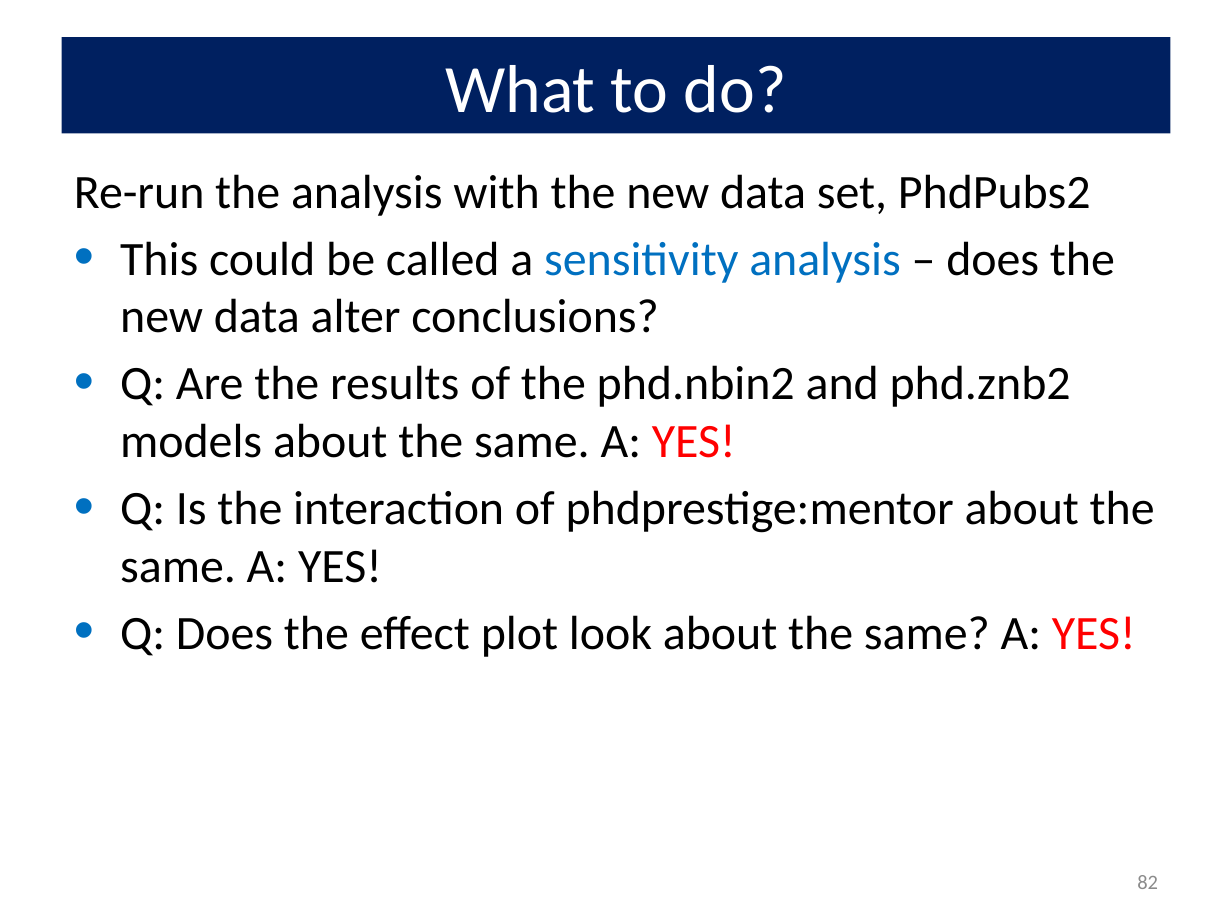
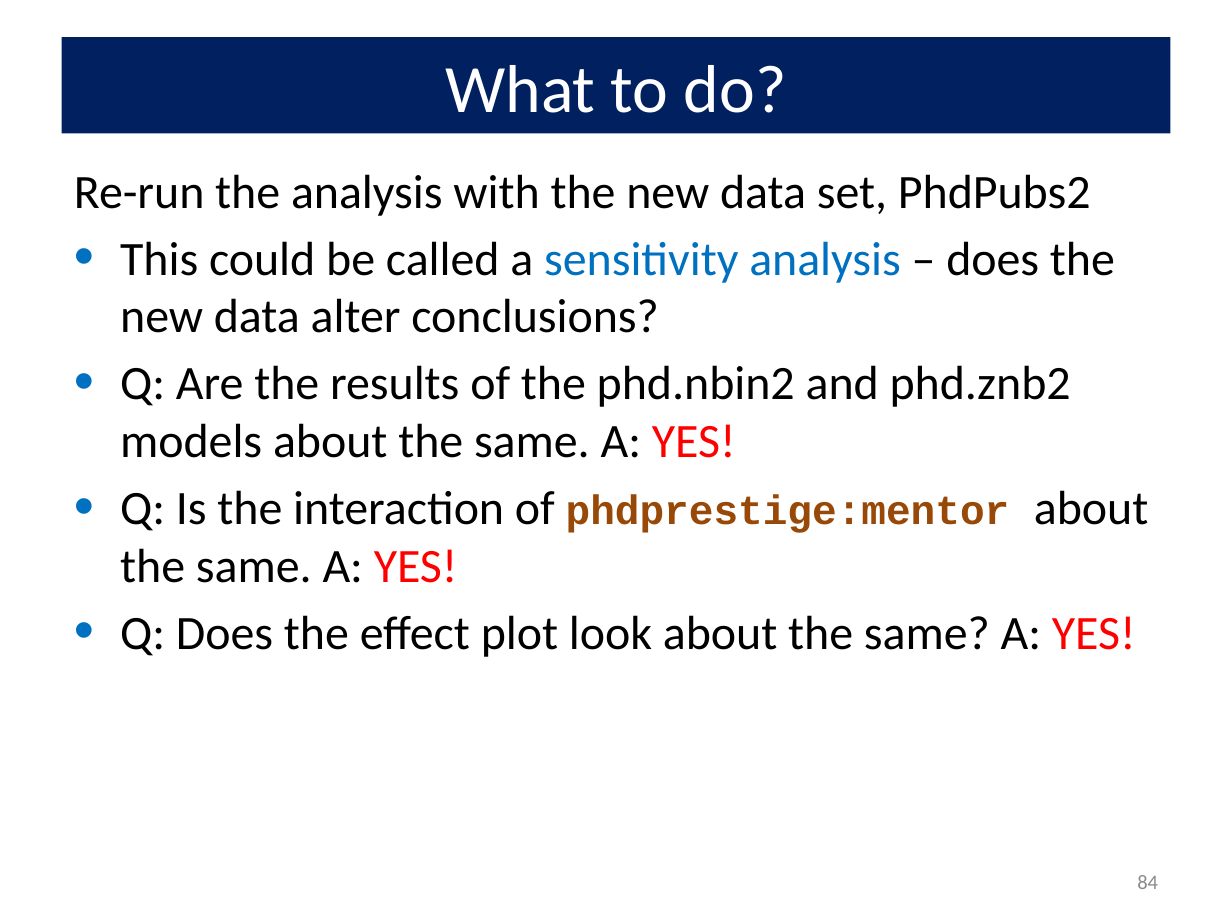
Before and after one commit to friendly/psy6136, a slide deck: slide 84 of lectures/09-CountData.pptx (slide 82 before the commit). Drawn at 1232x924 pixels with LibreOffice and Linux fonts; fonts in the diff are those of the drawing. Boxes give left, top, right and bottom in pixels: in the first picture for what was removed or moved away, otherwise in the second. Text is boxed around its words. In the diff, an @@ line names an element or a change of style, - is before the commit and + after.

```diff
--- a/lectures/09-CountData.pptx
+++ b/lectures/09-CountData.pptx
@@ text at <box>120,490,1148,583</box>: size 28 to 24 pt, font Calibri to Courier New, text colour #000000 to #984807, bold on in "phdprestige:mentor"; text colour #000000 to #FF0000 in "YES!" @@
@@ page number at <box>1137,875,1158,889</box>: text changed @@
-82
+84
```
Also in this commit, not shown: 9 other slides changed, 2 slides added, 4 other files.
